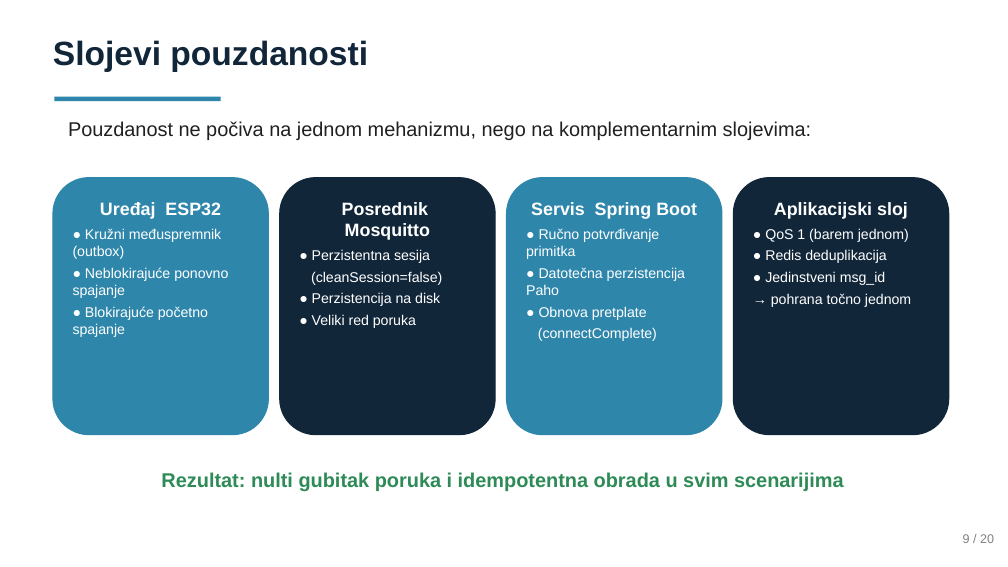
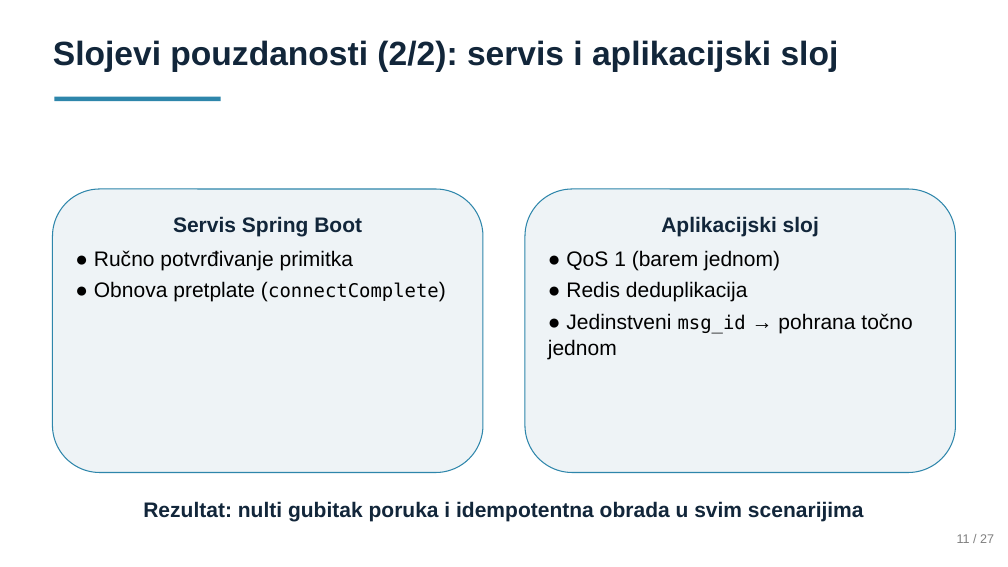
Before and after one commit to LukaIvekovic/iot-telemtry-processing, a slide deck: slide 10 of Prezentacija.pptx (slide 9 before the commit). Drawn at 1008x567 pixels with LibreOffice and Linux fonts; fonts in the diff are those of the drawing. Boxes give left, top, right and bottom in pixels: in the first picture for what was removed or moved away, otherwise in the second. Text is boxed around its words. In the diff, an @@ line names an element or a change of style, - is before the commit and + after.

```diff
--- a/Prezentacija.pptx
+++ b/Prezentacija.pptx
@@ text at [53, 40, 839, 72]: text changed @@
-Slojevi pouzdanosti
+Slojevi pouzdanosti (2/2): servis i aplikacijski sloj
@@ text removed at [68, 121, 811, 140] @@
-Pouzdanost ne počiva na jednom mehanizmu, nego na komplementarnim slojevima:
@@ rounded rectangle removed at [53, 178, 268, 435] @@
-Uređaj ESP32
-● Kružni međuspremnik (outbox)
-● Neblokirajuće ponovno spajanje
-● Blokirajuće početno spajanje
@@ rounded rectangle removed at [280, 178, 495, 435] @@
-Posrednik Mosquitto
-● Perzistentna sesija
-(cleanSession=false)
-● Perzistencija na disk
-● Veliki red poruka
@@ rounded rectangle "Servis Spring Boot": place and size @@
-rounded rectangle "Servis Spring Boot" at [507, 178, 722, 435]
+rounded rectangle "Servis Spring Boot" at [52, 189, 482, 473]
@@ rounded rectangle "Servis Spring Boot" at [52, 189, 482, 473]: fill #2E86AB to #EEF3F6 @@
@@ rounded rectangle "Aplikacijski sloj": place and size @@
-rounded rectangle "Aplikacijski sloj" at [734, 178, 949, 435]
+rounded rectangle "Aplikacijski sloj" at [525, 189, 955, 473]
@@ rounded rectangle "Aplikacijski sloj" at [525, 189, 955, 473]: fill #12263A to #EEF3F6; outline #12263A 1 pt to #2E86AB 1 pt @@
@@ text in rounded rectangle at [94, 216, 362, 270]: size 17 to 20 pt, text colour #FFFFFF to #12263A in "Servis Spring Boot"; size 13.5 to 20 pt, text colour #FFFFFF to #000000 in "● Ručno potvrđivanje primitka"; more space between paragraphs; line spacing 1.02 to 1.04 @@
@@ text in rounded rectangle at [566, 216, 819, 302]: size 17 to 20 pt, text colour #FFFFFF to #12263A in "Aplikacijski sloj"; size 13.5 to 20 pt, text colour #FFFFFF to #000000 in "● QoS 1 (barem jednom)", "● Redis deduplikacija"; more space between paragraphs; line spacing 1.02 to 1.04 @@
@@ text in rounded rectangle at [94, 281, 439, 302]: text changed; size 13.5 to 20 pt; text colour #FFFFFF to #000000 @@
-● Datotečna perzistencija Paho
-● Obnova pretplate
-(connectComplete)
+● Obnova pretplate (connectComplete)
@@ text in rounded rectangle at [548, 313, 912, 359]: text changed; size 13.5 to 20 pt; text colour #FFFFFF to #000000 @@
-● Jedinstveni msg_id
-→ pohrana točno jednom
+● Jedinstveni msg_id → pohrana točno jednom
@@ text "Rezultat: nulti gubitak poruka i ...": place and size @@
-text "Rezultat: nulti gubitak poruka i ..." at [161, 472, 844, 492]
+text "Rezultat: nulti gubitak poruka i ..." at [143, 501, 864, 521]
@@ text "Rezultat: nulti gubitak poruka i ..." at [143, 501, 864, 521]: size 19 to 20 pt, text colour #2E8B57 to #12263A; less space between paragraphs @@
@@ text at [957, 534, 994, 543]: text changed @@
-9 / 20
+11 / 27
```
Also in this commit, not shown: 15 other slides changed, 8 slides added, 3 slides removed.
